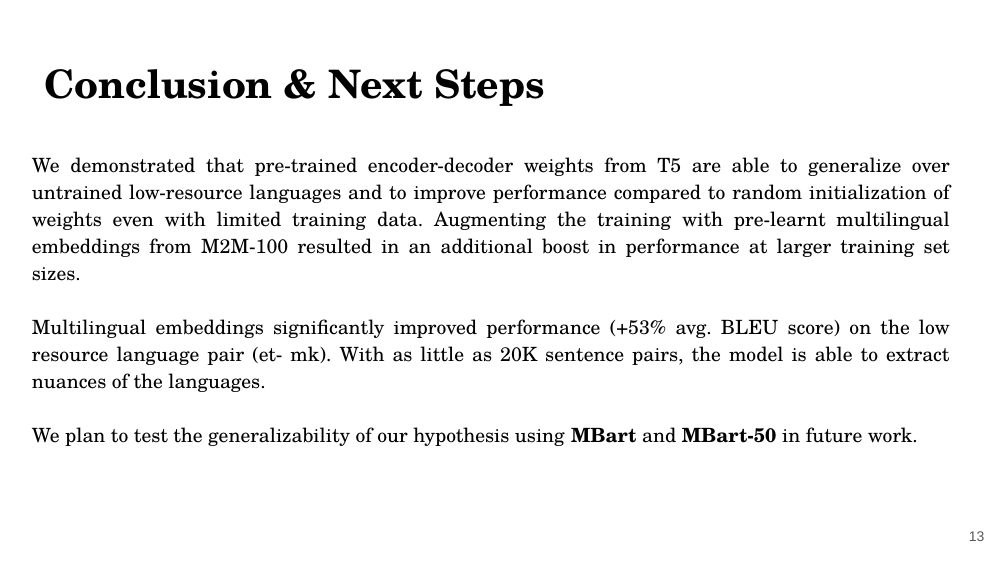
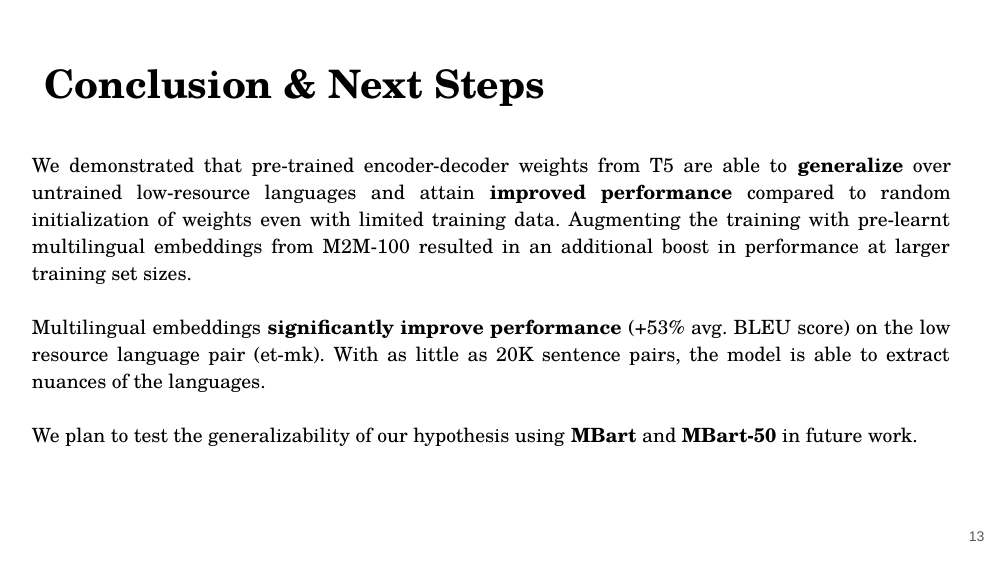
Before and after one commit to Ngo-Kevin/Transfer-Learning-Across-Transformer, a slide deck: slide 13 of project_presentation/W266_Project_Presentation.pptx. Drawn at 1008x567 pixels with LibreOffice and Linux fonts; fonts in the diff are those of the drawing; background and template pictures are left out. Boxes give left, top, right and bottom in pixels: in the first picture for what was removed or moved away, otherwise in the second. Text is boxed around its words. In the diff, an @@ line names an element or a change of style, - is before the commit and + after.

```diff
--- a/project_presentation/W266_Project_Presentation.pptx
+++ b/project_presentation/W266_Project_Presentation.pptx
@@ text at (32,157,951,392): text changed @@
-We demonstrated that pre-trained encoder-decoder weights from T5 are able to generalize over untrained low-resource languages and to improve performance compared to random initialization of weights even with limited training data. Augmenting the training with pre-learnt multilingual embeddings from M2M-100 resulted in an additional boost in performance at larger training set sizes.
-Multilingual embeddings significantly improved performance (+53% avg. BLEU score) on the low resource language pair (et- mk). With as little as 20K sentence pairs, the model is able to extract nuances of the languages.
+We demonstrated that pre-trained encoder-decoder weights from T5 are able to generalize over untrained low-resource languages and attain improved performance compared to random initialization of weights even with limited training data. Augmenting the training with pre-learnt multilingual embeddings from M2M-100 resulted in an additional boost in performance at larger training set sizes.
+Multilingual embeddings significantly improve performance (+53% avg. BLEU score) on the low resource language pair (et-mk). With as little as 20K sentence pairs, the model is able to extract nuances of the languages.
```
Also in this commit, not shown: 5 other slides changed, 1 other file.
